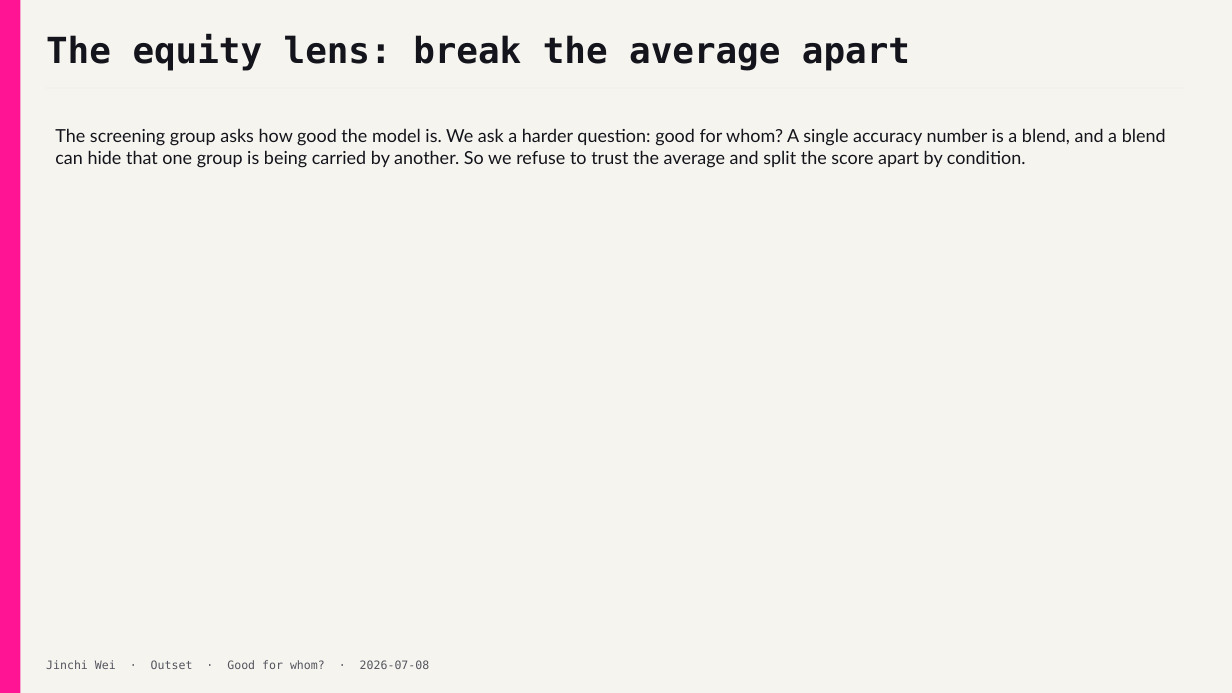
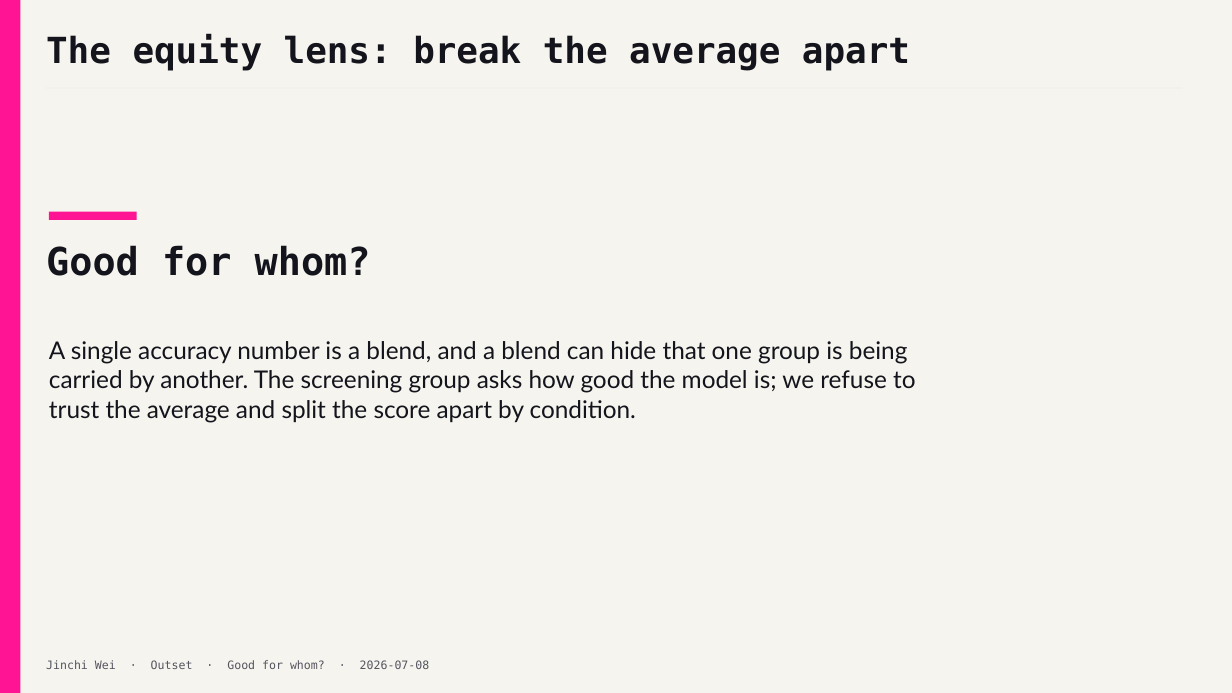
Before and after one commit to jinchiwei/outset-ai-healthcare, a slide deck: slide 9 of solutions/g4_skin_access/slides/g4_skin_access.pptx. Drawn at 1232x693 pixels with LibreOffice and Linux fonts; fonts in the diff are those of the drawing. Boxes give left, top, right and bottom in pixels: in the first picture for what was removed or moved away, otherwise in the second. Text is boxed around its words. In the diff, an @@ line names an element or a change of style, - is before the commit and + after.

```diff
--- a/solutions/g4_skin_access/slides/g4_skin_access.pptx
+++ b/solutions/g4_skin_access/slides/g4_skin_access.pptx
@@ rectangle added at [49, 212, 137, 220], fill #FF1493 @@
@@ text added at [46, 245, 371, 276], 30 pt, text #14141C, bold @@
+Good for whom?
@@ text at [49, 341, 915, 423]: text changed; size 14 to 19 pt @@
-The screening group asks how good the model is. We ask a harder question: good for whom? A single accuracy number is a blend, and a blend can hide that one group is being carried by another. So we refuse to trust the average and split the score apart by condition.
+A single accuracy number is a blend, and a blend can hide that one group is being carried by another. The screening group asks how good the model is; we refuse to trust the average and split the score apart by condition.
```
Also in this commit, not shown: 4 other slides changed, 1 slide added, 1 slide removed, 3 other files.
